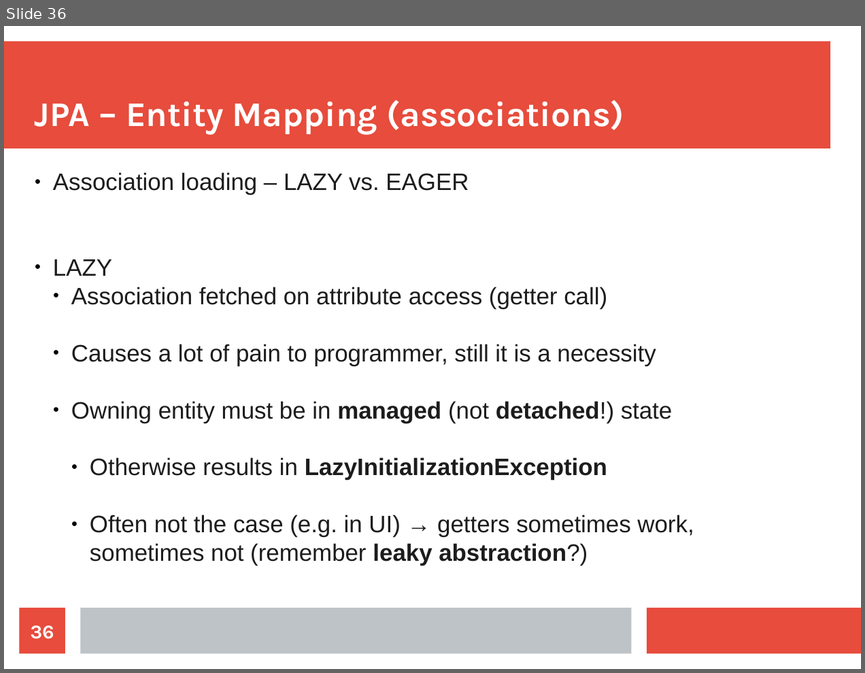
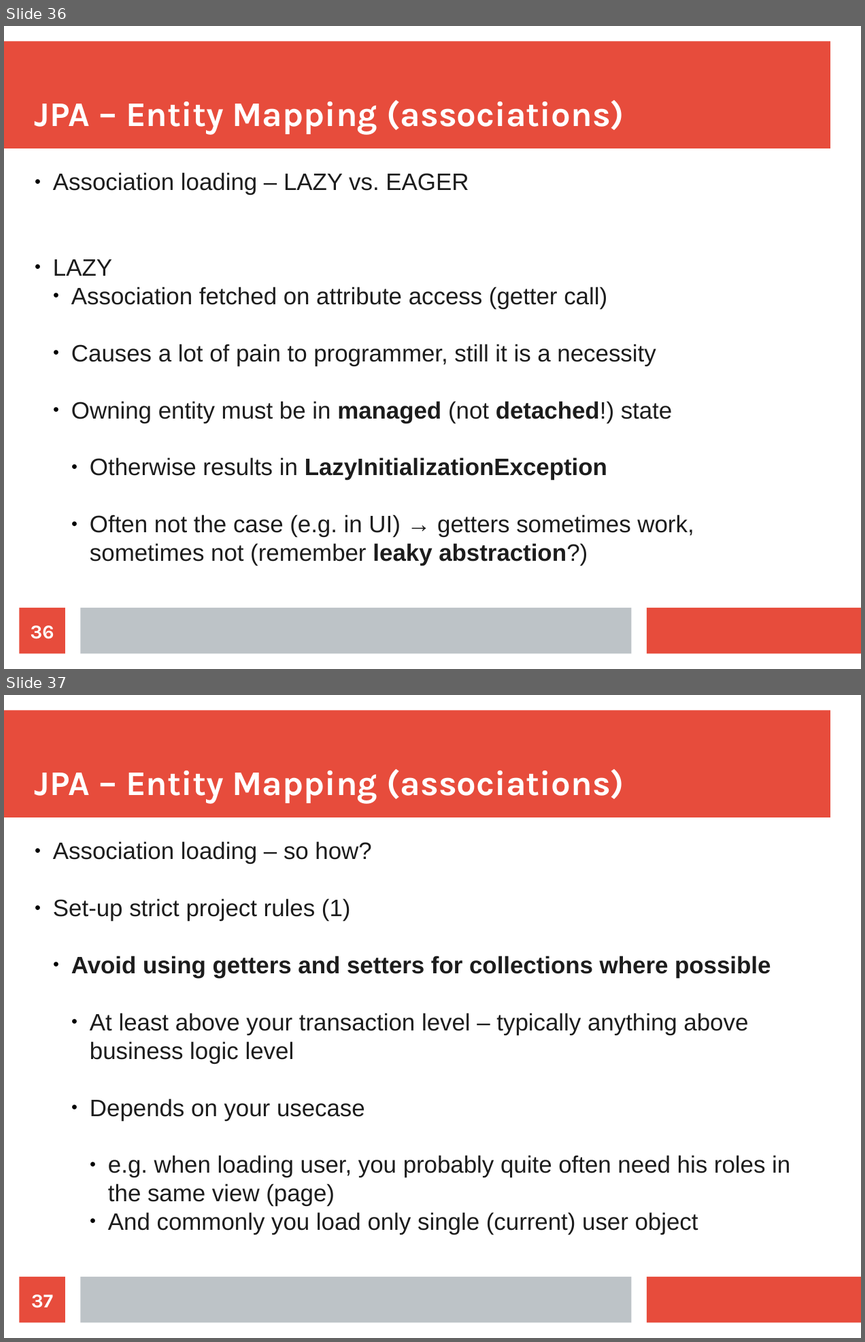
Before and after one commit to maxotta/pia-labs, a slide deck: lectures/persistence.odp. Shown one above the other, each under a label of ours: slide 36 before the commit, slides 36 and 37 after it. The pictures are 865x673 and 865x1342 pixels, drawn with LibreOffice and Linux fonts; fonts in the diff are those of the drawing. Boxes give left, top, right and bottom in pixels: in the first picture for what was removed or moved away, otherwise in the second. Text is boxed around its words. In the diff, an @@ line names an element or a change of style, - is before the commit and + after.

```diff
--- a/lectures/persistence.odp
+++ b/lectures/persistence.odp
@@ slide 37 added at box(4, 695, 861, 1338), background #FFFFFF; not listed: 3 template elements that a slide beside it also shows @@
@@ title added at box(35, 769, 624, 803), 32 pt, text #FFFFFF, bold @@
+JPA – Entity Mapping (associations)
@@ subtitle added at box(53, 841, 790, 1234), 22 pt, text #1C1C1C @@
+● Association loading – so how?
+● Set-up strict project rules (1)
+  ● Avoid using getters and setters for collections where possible
+    ● At least above your transaction level – typically anything above business logic level
+    ● Depends on your usecase
+      ● e.g. when loading user, you probably quite often need his roles in the same view (page)
+      ● And commonly you load only single (current) user object
@@ page number added at box(20, 1276, 65, 1323), fill #E74C3C, 18 pt, text #FFFFFF, bold @@
+37
```
Also in this commit, not shown: 10 slides changed, 17 other slides added.
